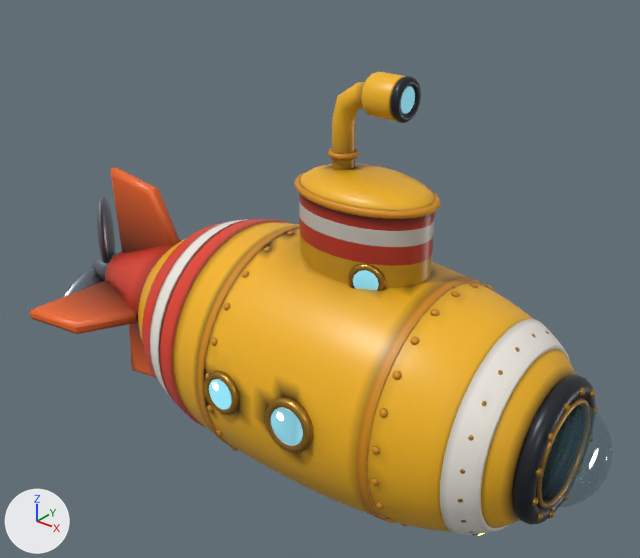
The glTF model public/models/player_hull.glb, before and after one commit.
Before and after are seen from a 50 mm camera at (3.76, -4.9, 3.72) aimed at (-0.21, 0.05, 0.65). Lighting does not change. The marker at lower left points along +X, +Y and +Z. The first picture is the older version. Where no turn or scale is listed for an object, it has been applied to the vertices. Vertices at exactly the same position are counted once.

Objects in the first picture: 'hull_body', 'propeller'.
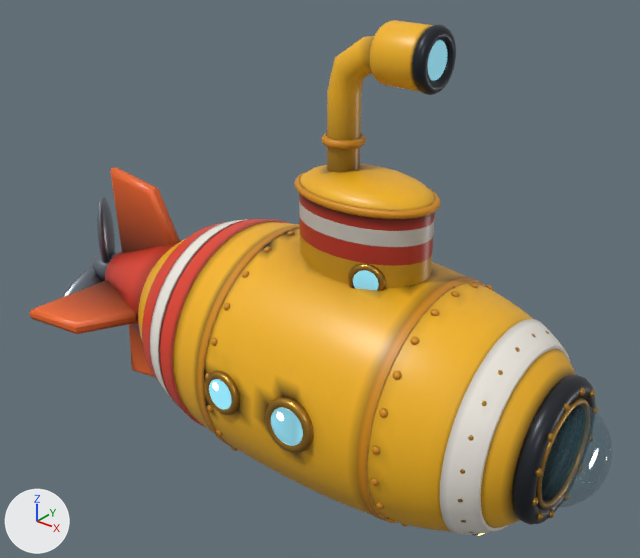
What differs and where, as boxes (x1, y1, x2, y2) in the pictures (640 x 558 px; the box of a moved part takes in the faces that stretch with it):
'hull_body', reshaped (11% taller)
    before: (29, 72, 598, 536)
    after: (29, 20, 598, 536)
part 1 of me_hull_body, moved or reshaped
    before: (361, 72, 405, 121)
    after: (370, 20, 433, 92)
part 2 of me_hull_body, added (orange)
    after: (322, 133, 366, 150)
part 3 of me_hull_body, added
    after: (412, 25, 456, 95)
part 4 of me_hull_body, added (cyan)
    after: (428, 40, 447, 81)
part 5 of me_hull_body, rebuilt (41% wider, 54% taller)
    before: (332, 82, 365, 170)
    after: (327, 36, 374, 172)
part 6 of me_hull_body, deleted
    before: (390, 76, 421, 123)
part 7 of me_hull_body, deleted
    before: (328, 148, 360, 160)
part 8 of me_hull_body, deleted
    before: (401, 86, 415, 114)
part 9 of me_hull_body, edited (looks the same)
    both: (37, 164, 598, 535)

The change in detail:
me_hull_body is used by ob_hull_body; location (0.0, 0.0, 0.0).
me_hull_body had 13753 vertices, 27456 faces and spanned x -2.78..2.28, y -1.08..1.08, z -1.08..2.37.
me_hull_body now has 13867 vertices, 27684 faces and spans x -2.78..2.28, y -1.08..1.08, z -1.08..2.73.
me_hull_body part 1: the loose piece of 144 vertices spanning x 0.29..0.55, y -0.15..0.15, z 2.07..2.37 is scaled about its middle by (1.39, 1.41, 1.41), then moved by (0.15, 0.0, 0.29).
me_hull_body part 2: a new loose piece, a torus around z (ring radius 0.125, tube radius 0.035) spanning x -0.109..0.209, y -0.159..0.159, z 1.816..1.884, in mat_yellow_dark.
me_hull_body part 3: a new loose piece, a torus around x (ring radius 0.17, tube radius 0.05) spanning x 0.716..0.812, y -0.218..0.218, z 2.29..2.726, in mat_gunmetal.
me_hull_body part 4: a new loose piece, a 24-sided cylinder along x spanning x 0.744..0.784, y -0.155..0.155, z 2.353..2.663, in mat_glass.
me_hull_body part 5: the loose piece of 80 vertices spanning x -0.03..0.33, y -0.09..0.09, z 1.45..2.3 is rebuilt with 90 vertices and now spans x -0.07..0.45, y -0.12..0.12, z 1.43..2.63.
me_hull_body part 6: the loose piece of 288 vertices spanning x 0.53..0.59, y -0.15..0.15, z 2.07..2.37 is deleted.
me_hull_body part 7: the loose piece of 240 vertices spanning x -0.06..0.16, y -0.11..0.11, z 1.73..1.77 is deleted.
me_hull_body part 8: the loose piece of 40 vertices spanning x 0.55..0.57, y -0.11..0.11, z 2.11..2.33 is deleted.
me_hull_body part 9: 4257 kept faces spanning x -2.78..2.22, y -1.05..1.07, z -1.08..1.66 get new vertex colours.
Other edits to the shape of me_hull_body do not show in these pictures.
